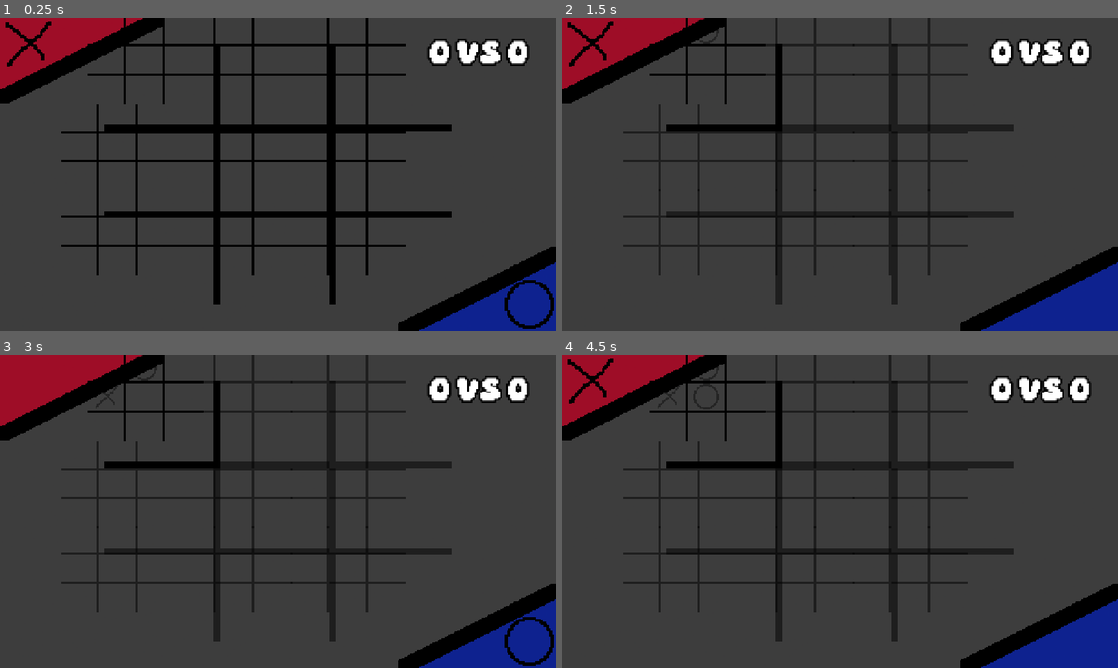
Above: before the commit, frames 1-4 (two rows, left to right).
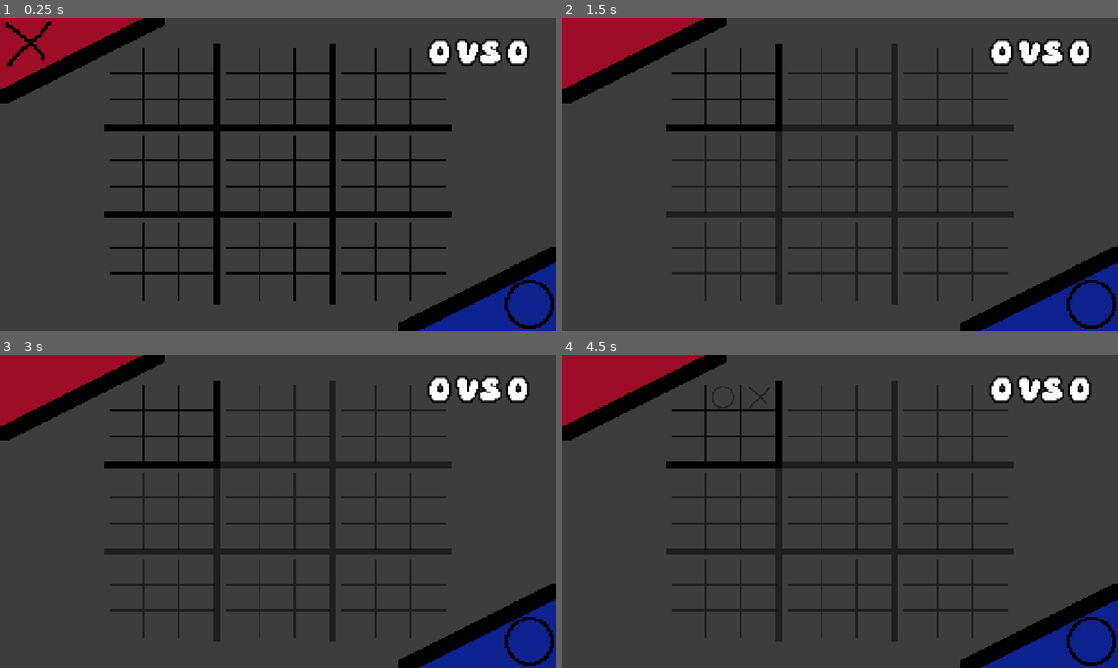
Above: after the commit, the same moments.

Repository: vii-abdullatif/Co-op
Game: Godot game, scene res://scenes/tictactoe/ultimate.tscn
Same seed, same stepped clock (60 frames per second), same inputs: the game is played once before the commit and once after it. This scene is started directly instead of the project's main scene.
Inputs (mouse positions are in pixels of both pictures, inside the frame that each line leads up to):
- Up to frame 1 (0.25 s): no input
- Up to frame 2 (1.5 s): click (723, 86) at 0.5 s; click (706, 30) at 1.27 s
- Up to frame 3 (3 s): click (183, 367) at 2.02 s; click (105, 398) at 2.77 s
- Up to frame 4 (4.5 s): click (706, 398) at 3.52 s; click (745, 398) at 4.27 s

The runs differ from the first frame. In frame 1, 6.5% of the frame differs, in the area x 11-81%, y 0-91%; in frame 2, 7.1%; in frame 3, 6.6%; in frame 4, 7.3%, in the area x 1-100%, y 0-100%.

Commit message:
Fix dimensions issue in tictactoe
DONEEEE

Diff:
--- a/scenes/tictactoe/base.tscn
+++ b/scenes/tictactoe/base.tscn
@@ -223,13 +223,13 @@
 [sub_resource type="StyleBoxEmpty" id="StyleBoxEmpty_6unqh"]
 
 [node name="Base" type="Control" unique_id=1726152457]
-custom_minimum_size = Vector2(300, 200)
+custom_minimum_size = Vector2(800, 600)
 layout_mode = 3
-anchors_preset = 15
-anchor_right = 1.0
-anchor_bottom = 1.0
-grow_horizontal = 2
-grow_vertical = 2
+anchors_preset = 0
+offset_right = 800.0
+offset_bottom = 600.0
+size_flags_horizontal = 8
+size_flags_vertical = 8
 script = ExtResource("1_ashms")
 
 [node name="GridContainer" type="GridContainer" parent="." unique_id=463540311]
--- a/scenes/tictactoe/ultimate.gd
+++ b/scenes/tictactoe/ultimate.gd
@@ -5,7 +5,6 @@
 
 # Dimensions of base.tscn
 const design_size = Vector2(800,600)
-const mini_cell_size = Vector2(800,600) / 3.5
 
 # Main Grid, score and canvases
 @onready var grid = $GridContainer
@@ -45,8 +44,11 @@
 		var mini_instantiate = mini_scene.instantiate()
 		slot.add_child(mini_instantiate)
 		mini_instantiate.name = "mini"
+		# Used claude for assistance with diemsnions and scaling management
 		mini_instantiate.size = design_size
-		mini_instantiate.scale = (design_size/3)/design_size
+		mini_instantiate.scale = Vector2(0.3,0.3)
+		mini_instantiate.position = Vector2(13,10)
+
 		mini_instantiate.auto_restart = true
 		mini_instantiate.mouse_filter = Control.MOUSE_FILTER_IGNORE
 
